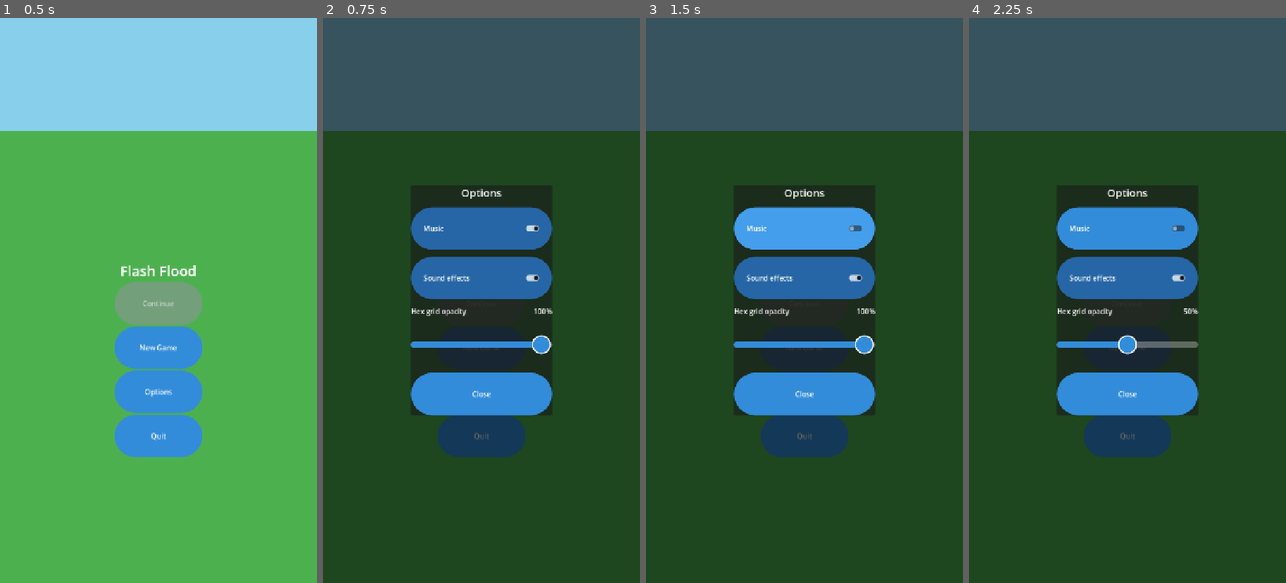
Above: before the commit, frames 1-4 (left to right).
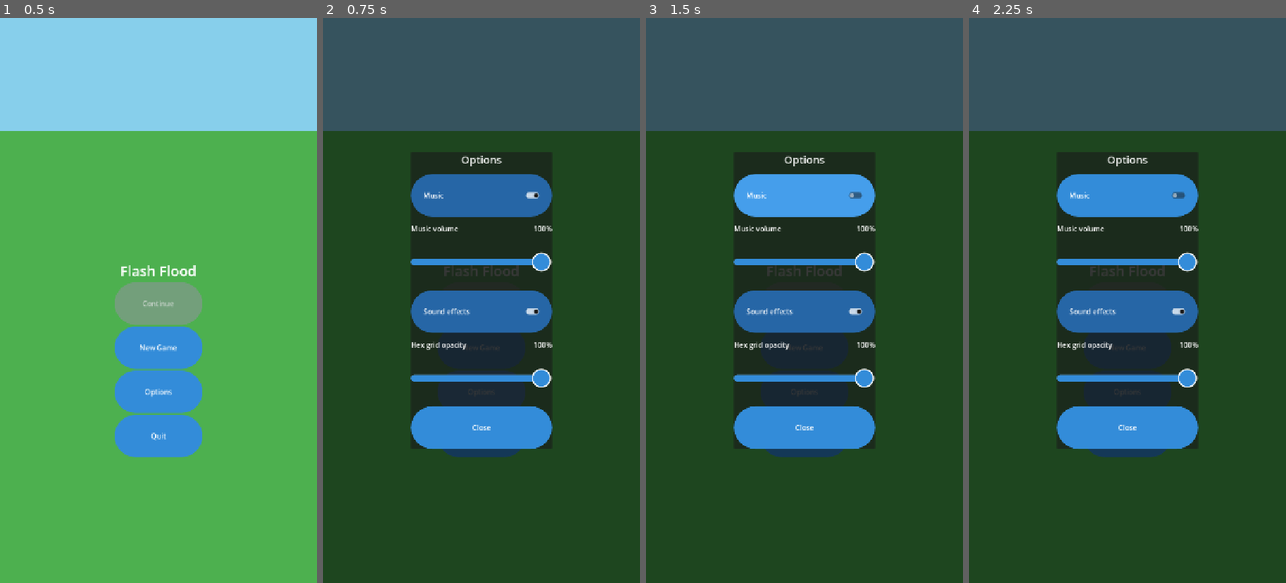
Above: after the commit, the same moments.

Repository: jitternoise/sunny_balcony
Game: Godot game, scene res://scenes/MainMenu.tscn
Same seed, same stepped clock (60 frames per second), same inputs: the game is played once before the commit and once after it.
Inputs:
- Up to frame 1 (0.5 s): no input
- Up to frame 2 (0.75 s): click "Options" at 0.5 s
- Up to frame 3 (1.5 s): click "Music" at 1.25 s
- Up to frame 4 (2.25 s): click "New Game" at 2 s

Frame 1 is identical in both runs. In frame 2, 18% of the frame differs, in the area x 27-73%, y 23-77%; in frame 3, 18%; in frame 4, 18%.

Commit message:
Add a music volume slider to the Options menu
Settings.music_volume (0..1, default 1, clamped, persisted under [audio])
is the Music bus's gain -- linear_to_db, with a -60 dB floor at 0 rather
than -inf -- on top of Music.VOLUME_DB, which stays the mix. It is
independent of the mute: muting keeps the dial where it was. Every audio
setting acts on a bus, never on a player, so the per-voice crossfade in
Music.gd and the dial never fight.

The Options menu gets a "Music volume" row with a live percentage and a
96 px HSlider (0-100, step 5) under the Music toggle, on the grid opacity
slider's pattern: mirrored on open() without a signal, written to Settings
on every step.

Settings._load()'s comment claimed the fields were written past the
setters; in Godot 4 an in-class assignment runs the setter, so a load
applies each value to its bus and rewrites the file once per field. The
comment now says so; behaviour unchanged.

VerifyMusic +12 checks (114): the bus level at 1.0 / 0.5 / 0, clamping,
the mute keeping the dial, persistence, reload, a pre-dial file, and the
slider mirroring and writing the setting. VerifyTouchTargets measures both
sliders (43). Adversarially reviewed: 12 findings, 4 confirmed and fixed.

Co-Authored-By: Claude Opus 5 <noreply@anthropic.com>

Diff:
--- a/game/scenes/OptionsMenu.tscn
+++ b/game/scenes/OptionsMenu.tscn
@@ -43,6 +43,25 @@
 button_pressed = true
 text = "Music"
 
+[node name="MusicVolumeRow" type="HBoxContainer" parent="Center/Panel/VBox"]
+layout_mode = 2
+
+[node name="MusicVolumeLabel" type="Label" parent="Center/Panel/VBox/MusicVolumeRow"]
+layout_mode = 2
+size_flags_horizontal = 3
+text = "Music volume"
+
+[node name="MusicVolumeValue" type="Label" parent="Center/Panel/VBox/MusicVolumeRow"]
+layout_mode = 2
+text = "100%"
+horizontal_alignment = 2
+
+[node name="MusicVolumeSlider" type="HSlider" parent="Center/Panel/VBox"]
+layout_mode = 2
+custom_minimum_size = Vector2(0, 96)
+step = 5.0
+value = 100.0
+
 [node name="SfxToggle" type="CheckButton" parent="Center/Panel/VBox"]
 layout_mode = 2
 custom_minimum_size = Vector2(0, 96)
--- a/game/scripts/autoload/Settings.gd
+++ b/game/scripts/autoload/Settings.gd
@@ -1,14 +1,15 @@
 extends Node
 # Autoload singleton (see [autoload] in project.godot).
 # Player preferences that belong to the DEVICE rather than to a save slot:
-# muting the music, muting the sound effects, and how opaque the hex grid
-# is drawn. Kept out of GameState on purpose -- a player who mutes the game
-# wants it muted in every slot, and these must survive a slot being deleted.
+# muting the music, its volume, muting the sound effects, and how opaque
+# the hex grid is drawn. Kept out of GameState on purpose -- a player who
+# mutes the game wants it muted in every slot, and these must survive a
+# slot being deleted.
 #
-# There is no audio in the project yet. The two flags drive the "Music" and
-# "SFX" buses in default_bus_layout.tres, so when audio arrives every
-# AudioStreamPlayer just has to name its bus and the Options menu already
-# controls it. Nothing here needs to change.
+# The audio settings act on the "Music" and "SFX" buses in
+# default_bus_layout.tres, never on a player: the Music and Sfx autoloads
+# only have to name their bus. A mute is the bus's mute flag; the music
+# volume is the bus's gain, on top of whatever level Music.gd mixes at.
 
 const SETTINGS_PATH := "user://settings.cfg"
 const SECTION := "audio"
@@ -33,6 +34,20 @@
 		_apply_bus(BUS_SFX, value)
 		_save()
 
+## The bus gain for a volume of 0: as good as silent, without the -inf dB
+## that linear_to_db(0) would give the bus.
+const SILENT_VOLUME_DB := -60.0
+
+## Music level, 0..1, as the player set it on the Options slider: applied
+## to the Music bus as a gain (linear_to_db, so 0.5 is -6 dB) on top of
+## Music.VOLUME_DB, which is the mix. Independent of music_muted -- the
+## mute wins, and unmuting comes back at this level.
+var music_volume: float = 1.0:
+	set(value):
+		music_volume = clampf(value, 0.0, 1.0)
+		_apply_volume(BUS_MUSIC, music_volume)
+		_save()
+
 ## Alpha of an EMPTY cell's dark fill, 0..1. Terrain, blocks and water keep
 ## their own colours whatever this says -- they carry information -- and so
 ## does the cell border, so at 0 the grid is still there as an outline on
@@ -46,8 +61,12 @@
 
 func _ready() -> void:
 	_load()
+	# Belt and braces for a first launch with no file, where _load() applied
+	# nothing: the defaults match default_bus_layout.tres today, and this
+	# keeps them in step if that layout ever drifts.
 	_apply_bus(BUS_MUSIC, music_muted)
 	_apply_bus(BUS_SFX, sfx_muted)
+	_apply_volume(BUS_MUSIC, music_volume)
 
 
 ## Mutes or unmutes one bus. A missing bus -- the layout not loaded, or a
@@ -60,14 +79,27 @@
 	AudioServer.set_bus_mute(index, muted)
 
 
+## Sets one bus's gain from a 0..1 volume; same no-op on a missing bus.
+func _apply_volume(bus_name: String, volume: float) -> void:
+	var index := AudioServer.get_bus_index(bus_name)
+	if index == -1:
+		return
+	AudioServer.set_bus_volume_db(index, linear_to_db(volume) if volume > 0.0 else SILENT_VOLUME_DB)
+
+
 func _load() -> void:
 	var config := ConfigFile.new()
 	if config.load(SETTINGS_PATH) != OK:
 		return # first launch, or unreadable: defaults are "everything on"
-	# Straight to the fields, not through the setters: a load must not
-	# write the file back or touch the buses before _ready() applies them.
+	# These go through the setters -- Godot 4 runs a property's set: on an
+	# in-class assignment too; only the setter's own body writes the field
+	# -- so a load applies each value to its bus, emits grid_opacity_changed
+	# (nobody is listening yet at autoload time) and rewrites the file once
+	# per field, which is how a file from before a new key gains it. The
+	# _apply_* calls in _ready() only matter on a first launch with no file.
 	music_muted = bool(config.get_value(SECTION, "music_muted", false))
 	sfx_muted = bool(config.get_value(SECTION, "sfx_muted", false))
+	music_volume = clampf(float(config.get_value(SECTION, "music_volume", 1.0)), 0.0, 1.0)
 	grid_opacity = clampf(float(config.get_value(SECTION_DISPLAY, "grid_opacity", 1.0)), 0.0, 1.0)
 
 
@@ -78,5 +110,6 @@
 	var config := ConfigFile.new()
 	config.set_value(SECTION, "music_muted", music_muted)
 	config.set_value(SECTION, "sfx_muted", sfx_muted)
+	config.set_value(SECTION, "music_volume", music_volume)
 	config.set_value(SECTION_DISPLAY, "grid_opacity", grid_opacity)
 	config.save(SETTINGS_PATH)
--- a/game/scripts/ui/OptionsMenu.gd
+++ b/game/scripts/ui/OptionsMenu.gd
@@ -1,8 +1,8 @@
 extends Control
 class_name OptionsMenu
 
-## The Options popup: mute the music, mute the sound effects, thin the hex
-## grid. One scene, instanced on the main menu, on Level Select and inside
+## The Options popup: mute the music and set its volume, mute the sound
+## effects, thin the hex grid. One scene, instanced on the main menu, on Level Select and inside
 ## a level's pause menu, so the three never drift apart. It is a modal like
 ## the level's popups: the root and the Dim rect both STOP mouse input, so
 ## a tap beside the panel cannot reach whatever is underneath -- on Level
@@ -13,17 +13,19 @@
 ## They write straight to Settings, which persists them and mutes the bus;
 ## nothing here is applied on Close, so there is no Cancel to get wrong.
 ##
-## The grid opacity slider is 0-100% in steps of 5 and writes to Settings
-## the same way, on every change: the board behind the pause menu repaints
-## as the thumb moves (Settings.grid_opacity_changed), and the 5% step
-## bounds a full sweep to twenty small settings writes rather than one per
-## frame of the drag.
+## The two sliders -- music volume, grid opacity -- run 0-100% in steps of
+## 5 and write to Settings the same way, on every change: the music bus
+## and the board behind the pause menu follow the thumb as it moves, and
+## the 5% step bounds a full sweep to twenty small settings writes rather
+## than one per frame of the drag.
 
 signal closed
 
-const OPACITY_SLIDER_MAX := 100.0
+const SLIDER_MAX := 100.0
 
 @onready var music_toggle: CheckButton = $Center/Panel/VBox/MusicToggle
+@onready var music_volume_slider: HSlider = $Center/Panel/VBox/MusicVolumeSlider
+@onready var music_volume_value: Label = $Center/Panel/VBox/MusicVolumeRow/MusicVolumeValue
 @onready var sfx_toggle: CheckButton = $Center/Panel/VBox/SfxToggle
 @onready var grid_opacity_slider: HSlider = $Center/Panel/VBox/GridOpacitySlider
 @onready var grid_opacity_value: Label = $Center/Panel/VBox/GridOpacityRow/GridOpacityValue
@@ -33,6 +35,7 @@
 func _ready() -> void:
 	music_toggle.toggled.connect(func(on: bool): Settings.music_muted = not on)
 	sfx_toggle.toggled.connect(func(on: bool): Settings.sfx_muted = not on)
+	music_volume_slider.value_changed.connect(_on_music_volume_slider_changed)
 	grid_opacity_slider.value_changed.connect(_on_grid_opacity_slider_changed)
 	close_button.pressed.connect(close)
 	# The toggles and Close click like every other button. The SFX toggle's
@@ -41,13 +44,18 @@
 	Sfx.hook_buttons(self)
 
 
-func _on_grid_opacity_slider_changed(value: float) -> void:
-	Settings.grid_opacity = value / OPACITY_SLIDER_MAX
-	_show_grid_opacity(value)
+func _on_music_volume_slider_changed(value: float) -> void:
+	Settings.music_volume = value / SLIDER_MAX
+	_show_percent(music_volume_value, value)
 
 
-func _show_grid_opacity(value: float) -> void:
-	grid_opacity_value.text = "%d%%" % roundi(value)
+func _on_grid_opacity_slider_changed(value: float) -> void:
+	Settings.grid_opacity = value / SLIDER_MAX
+	_show_percent(grid_opacity_value, value)
+
+
+func _show_percent(label: Label, value: float) -> void:
+	label.text = "%d%%" % roundi(value)
 
 
 ## Shows the panel with the toggles reflecting the live settings. Read on
@@ -59,10 +67,12 @@
 	# re-save the value that was just read.
 	music_toggle.set_pressed_no_signal(not Settings.music_muted)
 	sfx_toggle.set_pressed_no_signal(not Settings.sfx_muted)
-	# set_value_no_signal for the same reason; the label is refreshed by
+	# set_value_no_signal for the same reason; the labels are refreshed by
 	# hand since nothing fires.
-	grid_opacity_slider.set_value_no_signal(Settings.grid_opacity * OPACITY_SLIDER_MAX)
-	_show_grid_opacity(grid_opacity_slider.value)
+	music_volume_slider.set_value_no_signal(Settings.music_volume * SLIDER_MAX)
+	_show_percent(music_volume_value, music_volume_slider.value)
+	grid_opacity_slider.set_value_no_signal(Settings.grid_opacity * SLIDER_MAX)
+	_show_percent(grid_opacity_value, grid_opacity_slider.value)
 	visible = true
 
 
--- a/game/tests/VerifyMusic.gd
+++ b/game/tests/VerifyMusic.gd
@@ -6,12 +6,15 @@
 ## loop is a forward-looping 19.2 s WAV; the level-to-track mapping is
 ## the backdrop's; two voices on the Music bus crossfade, the same track
 ## asked for again is never restarted, stop() fades out, the bus mute
-## works; and the main menu, a level and the map each start the right
-## track -- the map the band of the level it opens on.
+## works; the main menu, a level and the map each start the right
+## track -- the map the band of the level it opens on; and the Options
+## menu's volume slider drives the bus gain, persists, and mirrors the
+## setting on open.
 ##
 ##   godot --headless res://tests/VerifyMusic.tscn
 ##
-## Uses save slot 99. Restores Settings.music_muted to what it found.
+## Uses save slot 99. Restores Settings.music_muted and music_volume to
+## what it found.
 
 var _failures := 0
 
@@ -59,7 +62,9 @@
 func _ready() -> void:
 	GameState.current_slot = 99
 	var muted_before: bool = Settings.music_muted
+	var volume_before: float = Settings.music_volume
 	Settings.music_muted = false
+	Settings.music_volume = 1.0
 
 	print("The catalogue, the files, the songs and the palettes agree")
 	var files: Array[String] = []
@@ -206,6 +211,55 @@
 	Music.stop()
 	await _after_fade()
 
+	print("The volume dial")
+	var bus := AudioServer.get_bus_index(Music.BUS)
+	_check(absf(AudioServer.get_bus_volume_db(bus)) < 0.01, "at volume 1.0 the Music bus sits at 0 dB")
+	Settings.music_volume = 0.5
+	_check(absf(AudioServer.get_bus_volume_db(bus) - linear_to_db(0.5)) < 0.01,
+		"0.5 is -6 dB on the bus (%.2f)" % AudioServer.get_bus_volume_db(bus))
+	Settings.music_volume = 0.0
+	_check(absf(AudioServer.get_bus_volume_db(bus) - Settings.SILENT_VOLUME_DB) < 0.01,
+		"0 is the silent floor, not -inf")
+	Settings.music_volume = 1.7
+	_check(Settings.music_volume == 1.0, "clamped from above")
+	Settings.music_volume = -0.2
+	_check(Settings.music_volume == 0.0, "clamped from below")
+	Settings.music_volume = 0.4
+	Settings.music_muted = true
+	_check(AudioServer.is_bus_mute(bus) and absf(AudioServer.get_bus_volume_db(bus) - linear_to_db(0.4)) < 0.01,
+		"the mute is separate: muting keeps the dial where it was")
+	Settings.music_muted = false
+	var cfg := ConfigFile.new()
+	_check(cfg.load(Settings.SETTINGS_PATH) == OK and is_equal_approx(float(cfg.get_value(Settings.SECTION, "music_volume", -1.0)), 0.4),
+		"music_volume is persisted under [%s]" % Settings.SECTION)
+	Settings.music_volume = 1.0
+	cfg.set_value(Settings.SECTION, "music_volume", 0.25)
+	cfg.save(Settings.SETTINGS_PATH)
+	Settings._load()
+	_check(is_equal_approx(Settings.music_volume, 0.25) and absf(AudioServer.get_bus_volume_db(bus) - linear_to_db(0.25)) < 0.01,
+		"_load() reads it back and the setter applies it to the bus")
+	cfg.erase_section_key(Settings.SECTION, "music_volume")
+	cfg.save(Settings.SETTINGS_PATH)
+	Settings._load()
+	_check(Settings.music_volume == 1.0, "a file from before the dial means full volume")
+
+	print("The Options menu's slider")
+	Settings.music_volume = 0.4
+	var options: OptionsMenu = load("res://scenes/OptionsMenu.tscn").instantiate()
+	add_child(options)
+	await _frames(2)
+	options.open()
+	_check(options.music_volume_slider.value == 40.0 and options.music_volume_value.text == "40%",
+		"open() shows the dial at 40%")
+	_check(options.music_volume_slider.min_value == 0.0 and options.music_volume_slider.max_value == 100.0
+		and options.music_volume_slider.step == 5.0, "the slider runs 0-100 in steps of 5")
+	options.music_volume_slider.value = 70.0
+	_check(is_equal_approx(Settings.music_volume, 0.7) and options.music_volume_value.text == "70%"
+		and absf(AudioServer.get_bus_volume_db(bus) - linear_to_db(0.7)) < 0.01,
+		"moving it writes Settings, the label and the bus at once")
+	options.free()
+
+	Settings.music_volume = volume_before
 	Settings.music_muted = muted_before
 	if _failures == 0:
 		print("MUSIC PASS")
--- a/game/tests/VerifyTouchTargets.gd
+++ b/game/tests/VerifyTouchTargets.gd
@@ -110,12 +110,12 @@
 		await get_tree().process_frame
 	_measure(level, "Paused")
 
-	print("The Options popup over it -- toggles, the grid opacity slider, Close")
+	print("The Options popup over it -- toggles, the two sliders, Close")
 	level.options_menu.open()
 	for i in range(4):
 		await get_tree().process_frame
 	_measure(level.options_menu, "Options")
-	_check(_sliders(level.options_menu).size() == 1, "Options: found the grid opacity slider to measure")
+	_check(_sliders(level.options_menu).size() == 2, "Options: found the music volume and grid opacity sliders to measure")
 	level.options_menu.close()
 	for i in range(2):
 		await get_tree().process_frame
Not shown, changed: CLAUDE.md
Not shown, changed: dev-progress.md
